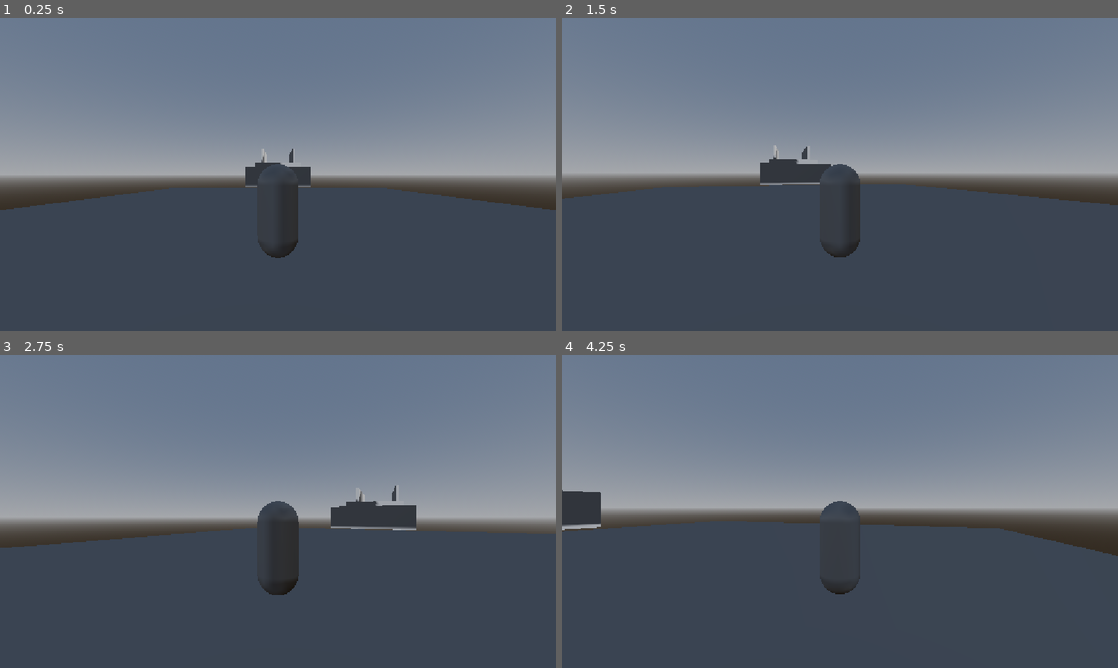
Above: before the commit, frames 1-4 (two rows, left to right).
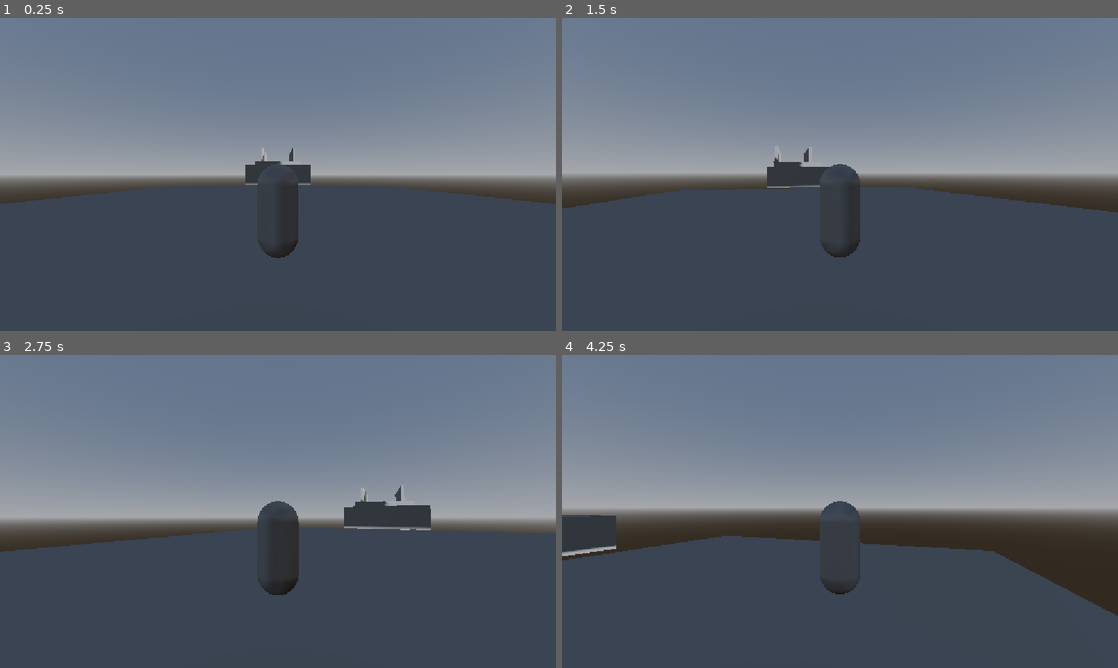
Above: after the commit, the same moments.

Repository: StepTred/Chase-game-proto
Game: Godot game, scene res://levels/test/rooftop_test.tscn
Two runs of this game, one before a commit and one after it. Both use one fixed random seed, a clock stepped at 60 frames per second and the inputs below.
Inputs (mouse positions are in pixels of both pictures, inside the frame that each line leads up to):
- Up to frame 1 (0.25 s): no input
- Up to frame 2 (1.5 s): move the mouse to (867, 174) at 0.52 s; hold W (move_forward) from 0.53 s (still down); tap Space (jump) at 0.6, 0.77, 1.07, 1.35 s; move the mouse to (812, 174) at 1.27 s
- Up to frame 3 (2.75 s): keep holding W (move_forward); tap Space (jump) at 1.52, 1.82, 2.1 s; move the mouse to (289, 505) at 2.02 s
- Up to frame 4 (4.25 s): keep holding W (move_forward); move the mouse to (834, 517) at 2.77 s; tap Space (jump) at 2.85, 3.02, 3.32, 3.6, 3.77, 4.07 s; move the mouse to (878, 514) at 3.52 s

The runs differ from the first frame. In frame 1, 1.0% of the frame differs, in the area x 0-100%, y 41-62%; in frame 2, 1.7%; in frame 3, 0.9%; in frame 4, 7.7%, in the area x 0-100%, y 43-84%.

Commit message:
Add jump and fall states with coyote time and jump buffering
Co-Authored-By: Claude Sonnet 5 <noreply@anthropic.com>

Diff:
--- a/chase-game-project/player/player.tscn
+++ b/chase-game-project/player/player.tscn
@@ -1,10 +1,12 @@
-[gd_scene load_steps=9 format=3]
+[gd_scene load_steps=11 format=3]
 
 [ext_resource type="Script" path="res://player/player_controller.gd" id="1_player"]
 [ext_resource type="Script" path="res://player/camera_controller.gd" id="2_camera"]
 [ext_resource type="Script" path="res://player/state_machine.gd" id="3_state_machine"]
 [ext_resource type="Script" path="res://player/states/idle_state.gd" id="4_idle_state"]
 [ext_resource type="Script" path="res://player/states/run_state.gd" id="5_run_state"]
+[ext_resource type="Script" path="res://player/states/jump_state.gd" id="6_jump_state"]
+[ext_resource type="Script" path="res://player/states/fall_state.gd" id="7_fall_state"]
 
 [sub_resource type="CapsuleShape3D" id="CapsuleShape3D_player"]
 radius = 0.4
@@ -48,3 +50,9 @@
 
 [node name="RunState" type="Node" parent="StateMachine"]
 script = ExtResource("5_run_state")
+
+[node name="JumpState" type="Node" parent="StateMachine"]
+script = ExtResource("6_jump_state")
+
+[node name="FallState" type="Node" parent="StateMachine"]
+script = ExtResource("7_fall_state")
--- a/chase-game-project/player/player_controller.gd
+++ b/chase-game-project/player/player_controller.gd
@@ -9,18 +9,32 @@
 @export var turn_speed: float = 12.0
 
 @export_group("Jumping")
-@export var jump_velocity: float = 6.0
-@export var gravity: float = 20.0
+@export var jump_height: float = 2.2
+@export var base_gravity: float = 20.0
+@export var rise_gravity_scale: float = 1.0
+@export var fall_gravity_scale: float = 1.8
+@export var jump_cut_multiplier: float = 0.5
+@export var coyote_time: float = 0.12
+@export var jump_buffer_time: float = 0.12
 
 @onready var camera_pivot: CameraController = $CameraPivot
 @onready var state_machine: StateMachine = $StateMachine
 
 var input_direction: Vector3 = Vector3.ZERO
 
+var _coyote_timer: float = 0.0
+var _jump_buffer_timer: float = 0.0
+
 
 func _physics_process(delta: float) -> void:
 	var input_dir: Vector2 = Input.get_vector("move_left", "move_right", "move_forward", "move_back")
 	input_direction = camera_pivot.get_movement_direction(input_dir)
+
+	_coyote_timer = coyote_time if is_on_floor() else maxf(_coyote_timer - delta, 0.0)
+	if Input.is_action_just_pressed("jump"):
+		_jump_buffer_timer = jump_buffer_time
+	else:
+		_jump_buffer_timer = maxf(_jump_buffer_timer - delta, 0.0)
 
 	state_machine.physics_update(delta)
 	move_and_slide()
@@ -31,7 +45,8 @@
 
 
 func apply_gravity(delta: float) -> void:
-	velocity.y -= gravity * delta
+	var scale: float = rise_gravity_scale if velocity.y > 0.0 else fall_gravity_scale
+	velocity.y -= base_gravity * scale * delta
 
 
 func move_horizontal(delta: float) -> void:
@@ -50,3 +65,24 @@
 func face_direction(delta: float) -> void:
 	var target_angle: float = atan2(input_direction.x, input_direction.z)
 	rotation.y = lerp_angle(rotation.y, target_angle, turn_speed * delta)
+
+
+func has_buffered_jump() -> bool:
+	return _jump_buffer_timer > 0.0
+
+
+func has_coyote_time() -> bool:
+	return _coyote_timer > 0.0
+
+
+func consume_jump_buffer() -> void:
+	_jump_buffer_timer = 0.0
+
+
+func get_jump_launch_velocity() -> float:
+	return sqrt(2.0 * base_gravity * rise_gravity_scale * jump_height)
+
+
+func apply_jump_cut() -> void:
+	if velocity.y > 0.0:
+		velocity.y *= jump_cut_multiplier
--- /dev/null
+++ b/chase-game-project/player/states/fall_state.gd
@@ -0,0 +1,15 @@
+class_name FallState
+extends State
+
+
+func physics_update(delta: float) -> void:
+	player.apply_gravity(delta)
+	player.move_horizontal(delta)
+
+	if player.has_buffered_jump() and player.has_coyote_time():
+		transition_requested.emit("JumpState")
+	elif player.is_on_floor():
+		if player.input_direction.length() > 0.0:
+			transition_requested.emit("RunState")
+		else:
+			transition_requested.emit("IdleState")
--- a/chase-game-project/player/states/idle_state.gd
+++ b/chase-game-project/player/states/idle_state.gd
@@ -8,7 +8,7 @@
 
 	if not player.is_on_floor():
 		transition_requested.emit("FallState")
-	elif Input.is_action_just_pressed("jump"):
+	elif player.has_buffered_jump():
 		transition_requested.emit("JumpState")
 	elif player.input_direction.length() > 0.0:
 		transition_requested.emit("RunState")
--- /dev/null
+++ b/chase-game-project/player/states/jump_state.gd
@@ -0,0 +1,18 @@
+class_name JumpState
+extends State
+
+
+func enter() -> void:
+	player.velocity.y = player.get_jump_launch_velocity()
+	player.consume_jump_buffer()
+
+
+func physics_update(delta: float) -> void:
+	player.apply_gravity(delta)
+	player.move_horizontal(delta)
+
+	if Input.is_action_just_released("jump"):
+		player.apply_jump_cut()
+
+	if player.velocity.y <= 0.0:
+		transition_requested.emit("FallState")
--- a/chase-game-project/player/states/run_state.gd
+++ b/chase-game-project/player/states/run_state.gd
@@ -8,7 +8,7 @@
 
 	if not player.is_on_floor():
 		transition_requested.emit("FallState")
-	elif Input.is_action_just_pressed("jump"):
+	elif player.has_buffered_jump():
 		transition_requested.emit("JumpState")
 	elif player.input_direction.length() == 0.0:
 		transition_requested.emit("IdleState")
